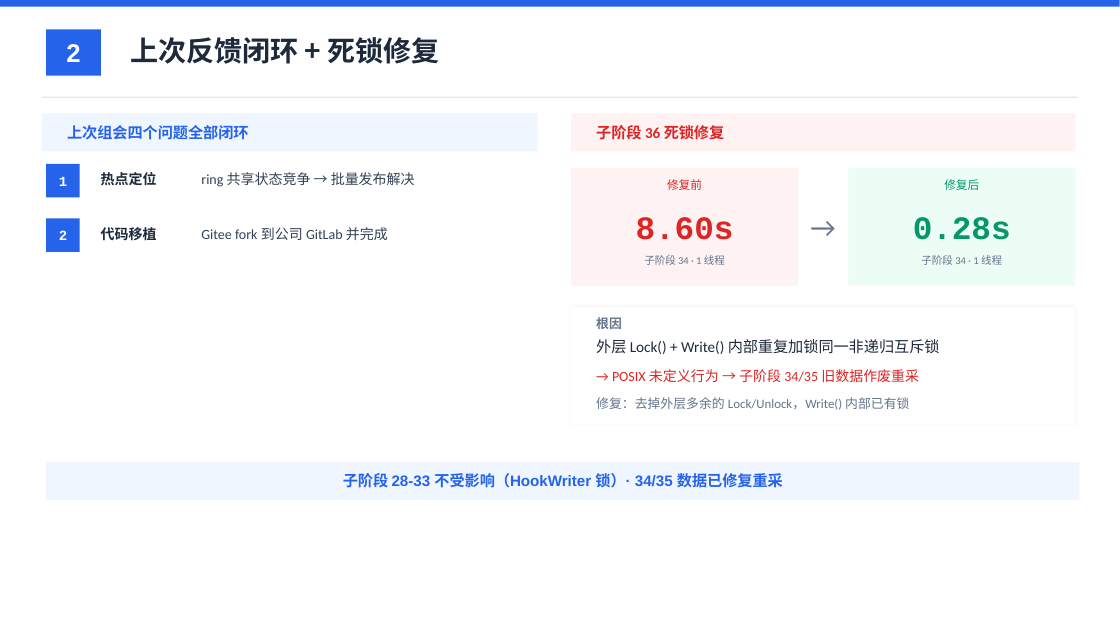
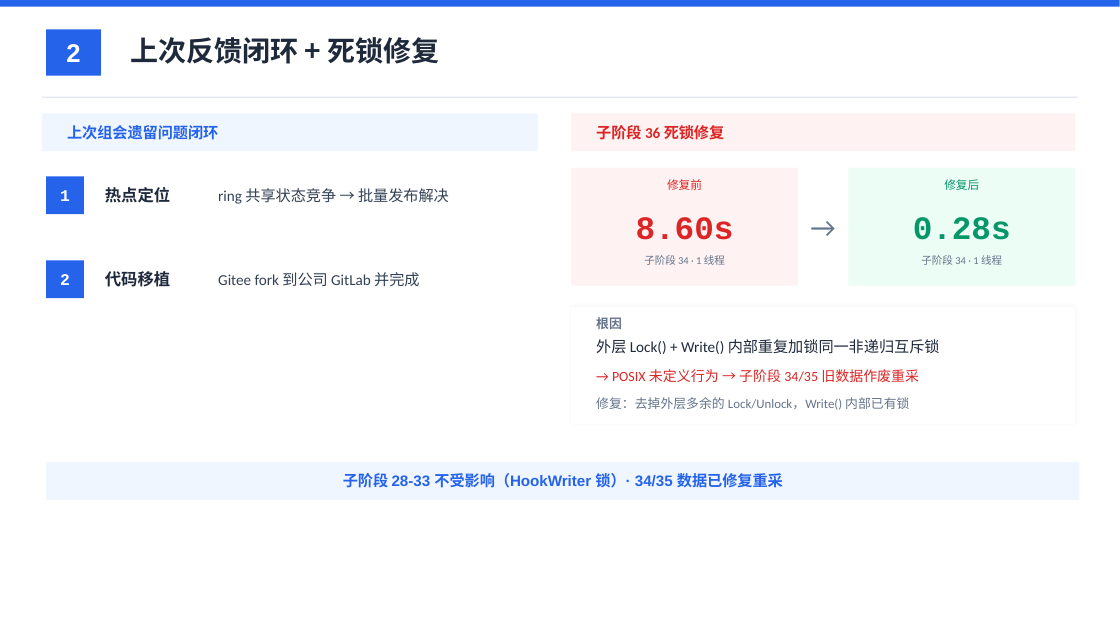
Before and after one commit to YiChiChen1106/Nativehook_linux_planb, a slide deck: slide 2 of presentation/native_hook_progress_2026-06-11.pptx. Drawn at 1120x630 pixels with LibreOffice and Linux fonts; fonts in the diff are those of the drawing. Boxes give left, top, right and bottom in pixels: in the first picture for what was removed or moved away, otherwise in the second. Text is boxed around its words. In the diff, an @@ line names an element or a change of style, - is before the commit and + after.

Commit message:
Fix slide 2: 四个→遗留, spread 2 items to fill left panel

```diff
--- a/presentation/native_hook_progress_2026-06-11.pptx
+++ b/presentation/native_hook_progress_2026-06-11.pptx
@@ text at (67,125,218,140): text changed @@
-上次组会四个问题全部闭环
+上次组会遗留问题闭环
@@ text "1": place and size @@
-text "1" at (59,176,67,186)
+text "1" at (60,190,70,201)
@@ rectangle: place and size @@
-rectangle at (46,164,80,197)
+rectangle at (46,176,84,214)
@@ rectangle at (46,176,84,214): proportions changed @@
@@ text "热点定位": place and size @@
-text "热点定位" at (101,172,157,186)
+text "热点定位" at (105,187,170,203)
@@ text "ring 共享状态竞争 → 批量发布解决": place and size @@
-text "ring 共享状态竞争 → 批量发布解决" at (201,172,415,187)
+text "ring 共享状态竞争 → 批量发布解决" at (218,188,449,204)
@@ text "ring 共享状态竞争 → 批量发布解决" at (218,188,449,204): size 12 to 13 pt @@
@@ text "2": place and size @@
-text "2" at (59,230,67,240)
+text "2" at (60,274,70,285)
@@ rectangle at (46,260,84,298): proportions changed @@
@@ rectangle: place and size @@
-rectangle at (46,218,80,252)
+rectangle at (46,260,84,298)
@@ size 12 to 14 pt in 4 elements at (60,190,70,201), (105,187,170,203), (60,274,70,285), (105,271,170,287) @@
@@ text "代码移植": place and size @@
-text "代码移植" at (101,227,157,240)
+text "代码移植" at (105,271,170,287)
@@ text "Gitee fork 到公司 GitLab 并完成" at (218,272,419,287): size 12 to 13 pt @@
@@ text "Gitee fork 到公司 GitLab 并完成": place and size @@
-text "Gitee fork 到公司 GitLab 并完成" at (201,227,388,240)
+text "Gitee fork 到公司 GitLab 并完成" at (218,272,419,287)
```
Also in this commit, not shown: 2 other files.
